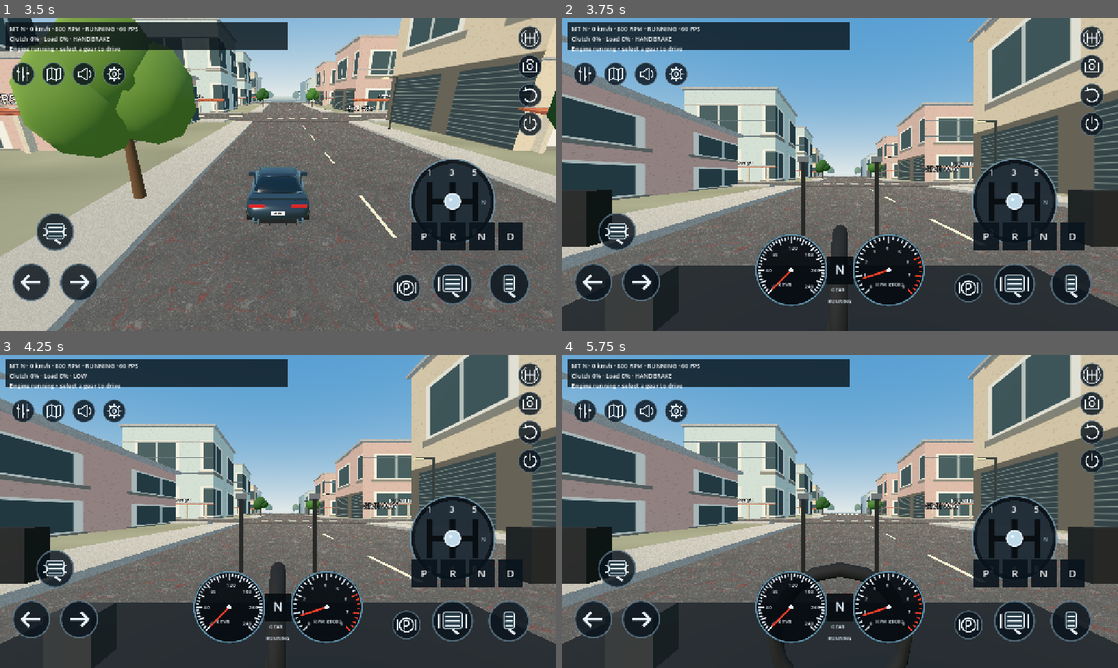
Above: before the commit, frames 1-4 (two rows, left to right).
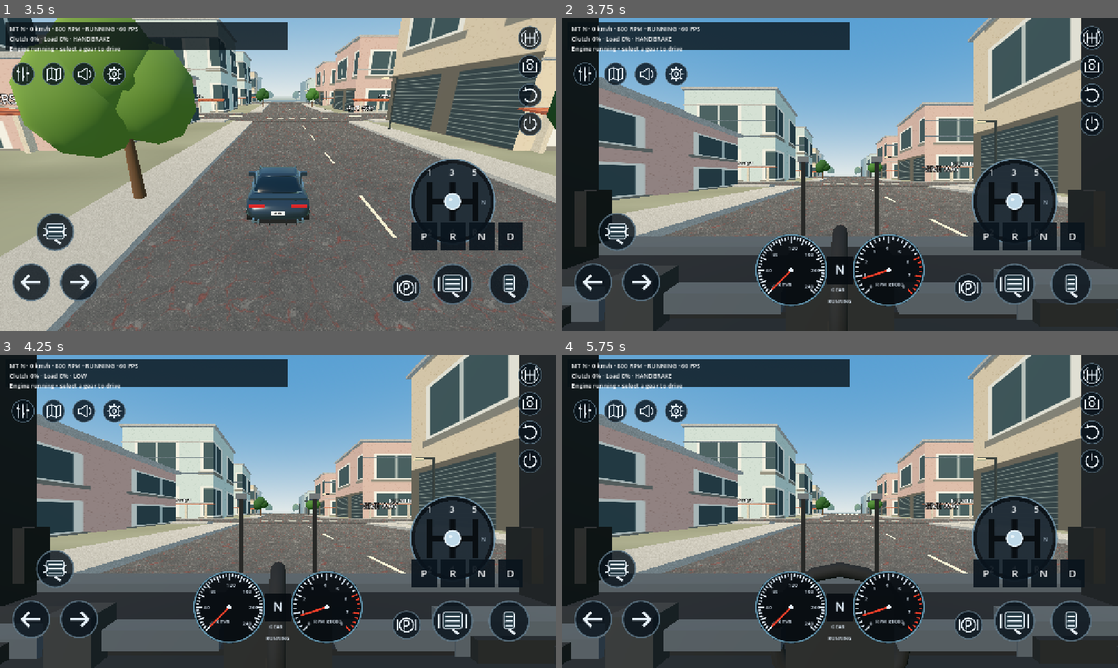
Above: after the commit, the same moments.

Repository: Mhd-Azeem/WebToApp
Game: Godot game, scene res://scenes/main.tscn
The game is run twice, just before and just after one commit, with the same random seed, the same clock (stepped at 60 frames per second) and the same inputs.
Inputs (mouse positions are in pixels of both pictures, inside the frame that each line leads up to):
- Up to frame 1 (3.5 s): tap Enter at 0.5 s; move the mouse to (400, 158) at 0.52 s; hold D 0.53-1.25 s; hold Shift 0.53-1.25 s; click (400, 158) at 0.67 s; tap Space at 0.77 s; drag from (166, 190) to (250, 237) at 1.27 s; move the mouse to (333, 105) at 2.02 s; hold D 2.03-2.75 s; hold H 2.03-2.75 s; drag from (250, 237) to (111, 127) at 2.77 s
- Up to frame 2 (3.75 s): move the mouse to (1006, 221) at 3.52 s; hold A from 3.53 s (still down); tap V at 3.6 s
- Up to frame 3 (4.25 s): keep holding A; tap Space at 3.77 s
- Up to frame 4 (5.75 s): release A at 4.25 s; drag from (673, 464) to (756, 433) at 4.27 s; tap Space at 5 s; move the mouse to (867, 511) at 5.02 s; hold S from 5.03 s (still down); tap P at 5.1 s; click (867, 511) at 5.17 s

Frame 1 is identical in both runs. In frame 2, 15% of the frame differs, in the area x 0-100%, y 0-99%; in frame 3, 15%; in frame 4, 15%, in the area x 0-100%, y 0-100%.
Error in both runs: Invalid assignment of property or key 'visible' with value of type 'bool' on a base object of type 'Nil'. (res://scripts/main.gd:306)

Commit message:
Enable cockpit across Android and desktop and initialize platform controls

Diff:
--- a/az-car-3d/scripts/main.gd
+++ b/az-car-3d/scripts/main.gd
@@ -356,7 +356,6 @@
 	layer.add_child(desktop_help)
 
 func _build_desktop_cockpit() -> void:
-	if not desktop_mode: return
 	var dark := G.material("",Color(0.045,0.052,0.065))
 	var trim := G.material("",Color(0.23,0.26,0.29))
 	var leather := G.material("",Color(0.08,0.085,0.09))
